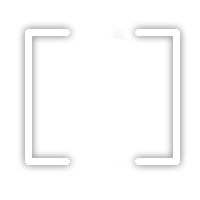
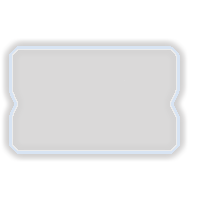
Layered file, before and after one edit (200px x 200px). Changes by layer:
added layer "Rectangle 1" above "bars" over [9, 46, 180, 154]
hid "bars", opacity 100% → 86%, painted on it over [17, 22, 187, 172]
